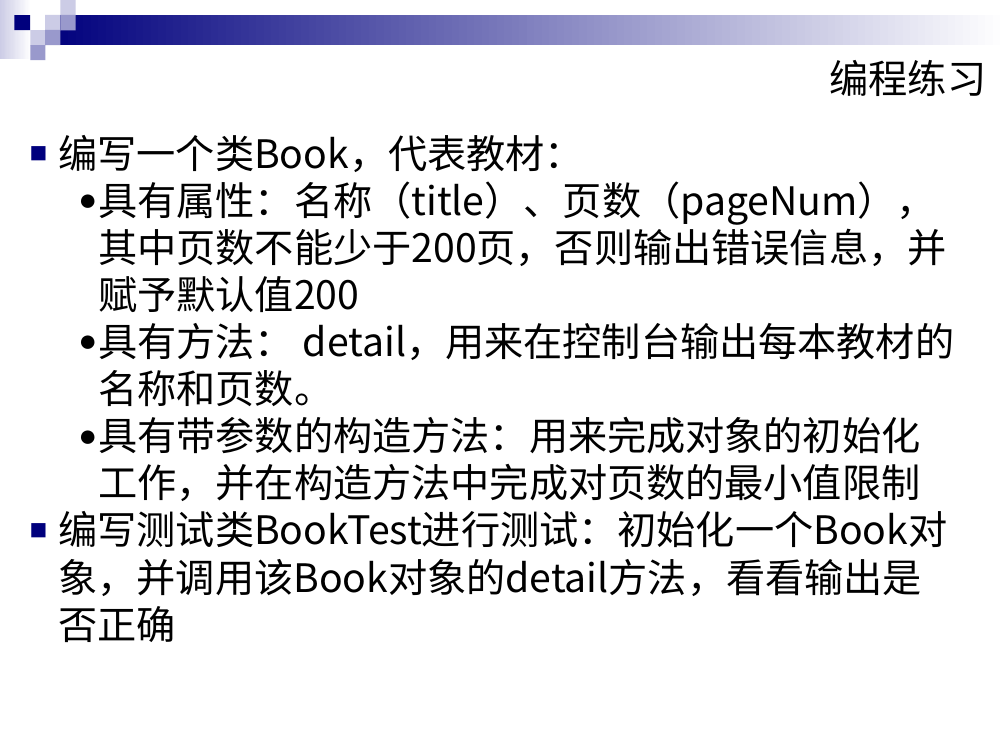
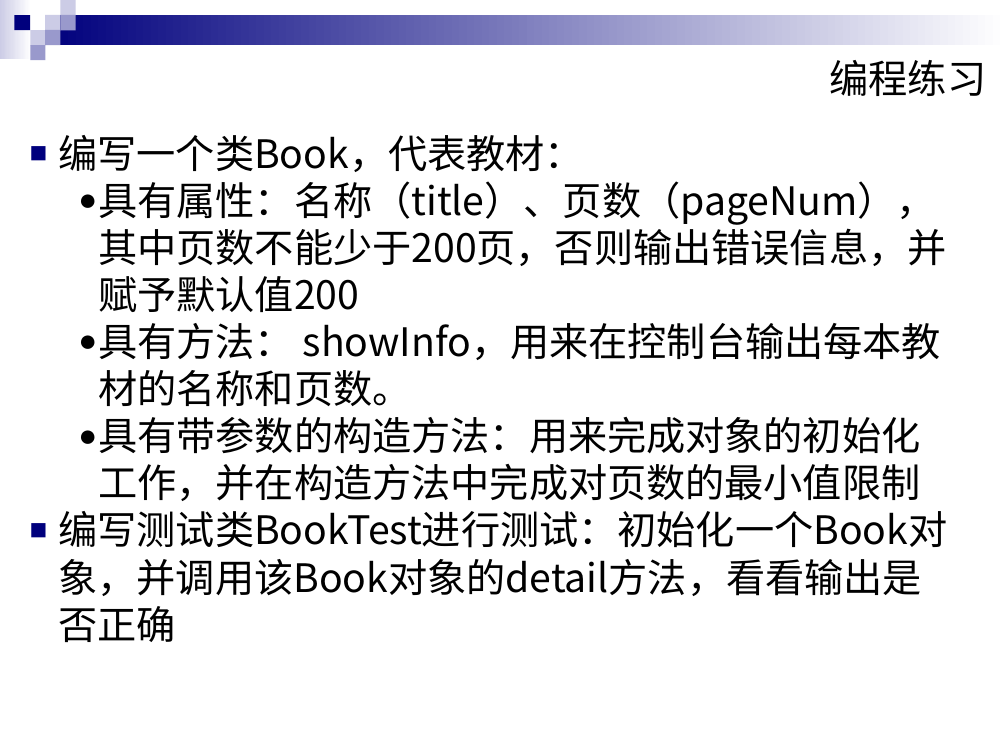
Before and after one commit to wjinshui/Network, a slide deck: slide 23 of PPTs/6-封装概念与技术.ppt. Drawn at 1008x756 pixels with LibreOffice and Linux fonts; fonts in the diff are those of the drawing. Boxes give left, top, right and bottom in pixels: in the first picture for what was removed or moved away, otherwise in the second. Text is boxed around its words. In the diff, an @@ line names an element or a change of style, - is before the commit and + after.

```diff
--- a/PPTs/6-封装概念与技术.ppt
+++ b/PPTs/6-封装概念与技术.ppt
@@ text at bbox=[98, 323, 941, 407]: text changed @@
-  ● 具有方法： detail，用来在控制台输出每本教材的名称和页数。
+  ● 具有方法： showInfo，用来在控制台输出每本教材的名称和页数。
```
Also in this commit, not shown: 1 other slide changed, 9 other files.
